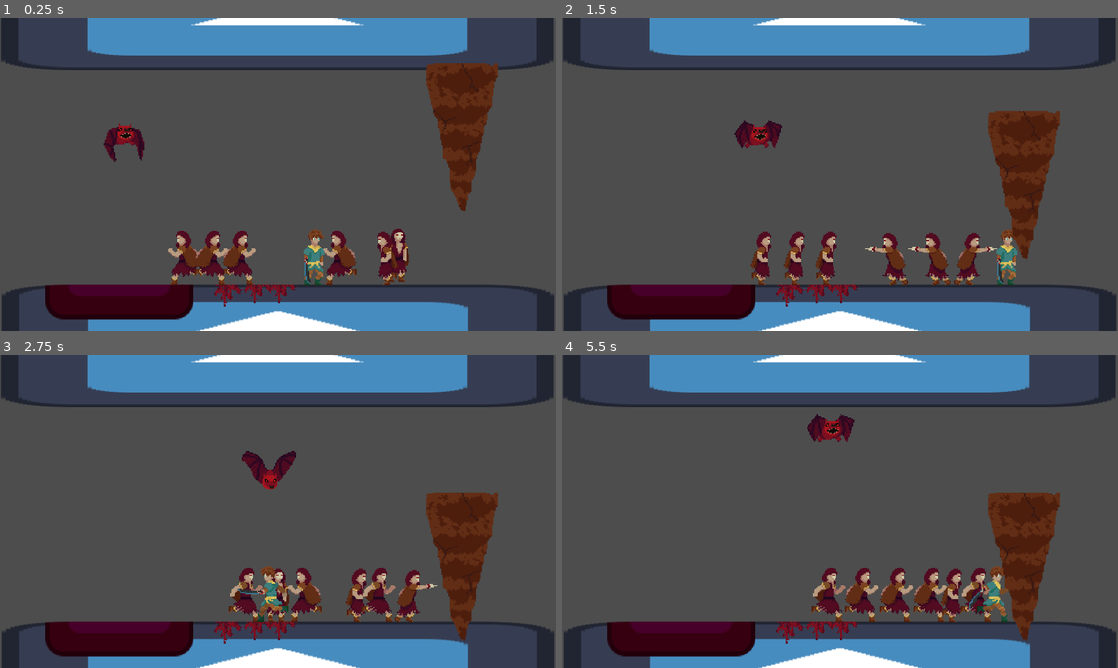
Above: before the commit, frames 1-4 (two rows, left to right).
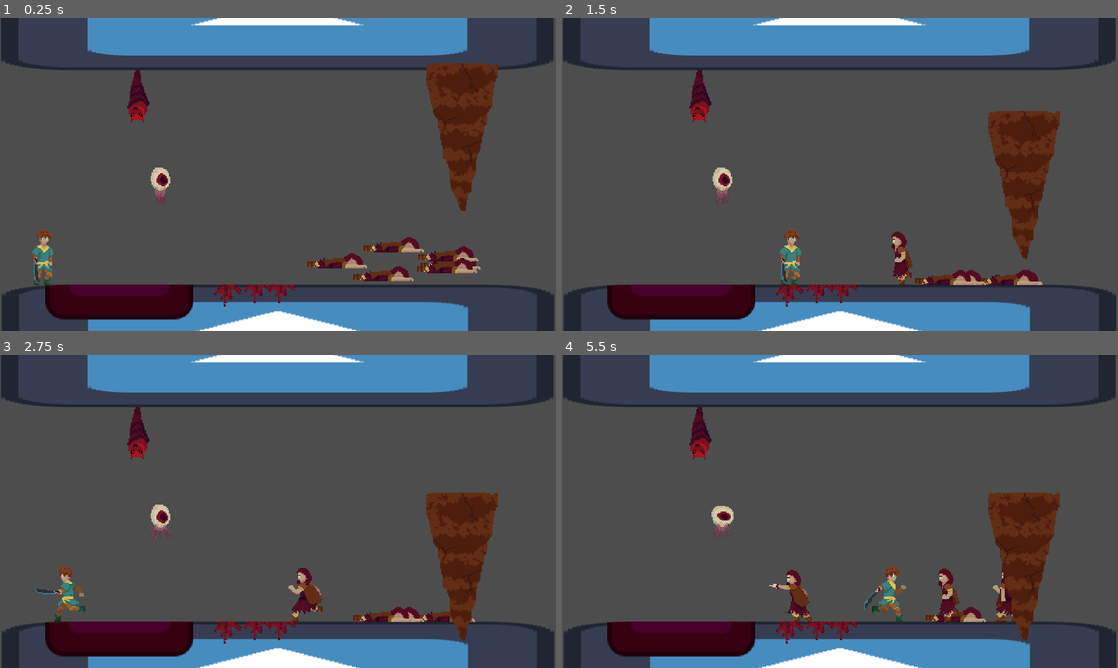
Above: after the commit, the same moments.

Repository: Neverknow247/project-demon-sword
Game: Godot game, scene res://enemies/enemy_test.tscn
Same seed, same stepped clock (60 frames per second), same inputs: the game is played once before the commit and once after it. The engine's default icon, where the game draws it, is replaced by a stand-in: a white triangle on a blue panel in a dark square.
Inputs (mouse positions are in pixels of both pictures, inside the frame that each line leads up to):
- Up to frame 1 (0.25 s): no input
- Up to frame 2 (1.5 s): tap Enter (ui_accept) at 0.5 s; move the mouse to (962, 158) at 0.52 s; hold D (right) 0.53-1.25 s; hold K (cannon) 0.53-1.25 s; click (962, 158) at 0.67 s; tap Space (jump) at 0.77 s; drag from (728, 190) to (840, 252) at 1.27 s
- Up to frame 3 (2.75 s): move the mouse to (333, 442) at 2.02 s; hold A (left) from 2.03 s (still down); tap O at 2.1 s
- Up to frame 4 (5.5 s): release A (left) at 2.75 s; drag from (812, 574) to (917, 596) at 2.77 s; move the mouse to (1006, 558) at 3.52 s; hold D (right) 3.53-4.25 s; tap Shift at 3.6 s; tap Space (jump) at 3.77 s; drag from (673, 464) to (834, 589) at 4.27 s; move the mouse to (867, 511) at 5.02 s; hold D (right) from 5.03 s (still down); hold K (cannon) from 5.03 s (still down); click (867, 511) at 5.17 s

The runs differ from the first frame. In frame 1, 5.9% of the frame differs, in the area x 5-87%, y 16-86%; in frame 2, 5.0%; in frame 3, 4.8%; in frame 4, 5.6%.

Commit message:
bat and cultist detection areas

Diff:
--- a/assets/art/enemies/demon_bat/demon_bat.tscn
+++ b/assets/art/enemies/demon_bat/demon_bat.tscn
@@ -26,7 +26,7 @@
 "times": PackedFloat32Array(0),
 "transitions": PackedFloat32Array(1),
 "update": 1,
-"values": [0]
+"values": [4]
 }
 
 [sub_resource type="Animation" id="Animation_gub1u"]
@@ -81,13 +81,34 @@
 "values": [5, 6]
 }
 
+[sub_resource type="Animation" id="Animation_te4ho"]
+resource_name = "sleep"
+step = 0.0416667
+tracks/0/type = "value"
+tracks/0/imported = false
+tracks/0/enabled = true
+tracks/0/path = NodePath("sprite_2d:frame")
+tracks/0/interp = 1
+tracks/0/loop_wrap = true
+tracks/0/keys = {
+"times": PackedFloat32Array(0),
+"transitions": PackedFloat32Array(1),
+"update": 1,
+"values": [4]
+}
+
 [sub_resource type="AnimationLibrary" id="AnimationLibrary_a5b3p"]
 _data = {
 "RESET": SubResource("Animation_88wau"),
 "flying": SubResource("Animation_gub1u"),
 "hurt": SubResource("Animation_m030v"),
-"slam": SubResource("Animation_0x8m7")
+"slam": SubResource("Animation_0x8m7"),
+"sleep": SubResource("Animation_te4ho")
 }
+
+[sub_resource type="CapsuleShape2D" id="CapsuleShape2D_i87ye"]
+radius = 85.0
+height = 192.0
 
 [node name="demon_bat" type="CharacterBody2D"]
 position = Vector2(-1, 0)
@@ -98,6 +119,7 @@
 texture = ExtResource("3_ebxvj")
 hframes = 4
 vframes = 2
+frame = 4
 
 [node name="collision_shape_2d" type="CollisionShape2D" parent="."]
 visible = false
@@ -130,7 +152,17 @@
 libraries = {
 "": SubResource("AnimationLibrary_a5b3p")
 }
-autoplay = "flying"
+autoplay = "sleep"
+
+[node name="detection_area" type="Area2D" parent="."]
+rotation = 1.5708
+collision_layer = 0
+collision_mask = 2
+
+[node name="collision_shape_2d" type="CollisionShape2D" parent="detection_area"]
+position = Vector2(35, -1)
+shape = SubResource("CapsuleShape2D_i87ye")
 
 [connection signal="timeout" from="attack_cooldown" to="." method="_on_attack_cooldown_timeout"]
 [connection signal="hurt" from="hurtbox" to="." method="_on_hurtbox_hurt"]
+[connection signal="body_entered" from="detection_area" to="." method="_on_detection_area_body_entered"]
--- a/enemies/dead_cultist/dead_cultist.gd
+++ b/enemies/dead_cultist/dead_cultist.gd
@@ -9,18 +9,27 @@
 	#ATTACKING,
 	#DEAD
 #}
-var state_process = process_idle
+var state_process = process_sleep
 
 @onready var ground_cast = $ground_cast
 @onready var idle_timer = $idle_timer
 @onready var animation_player = $animation_player
 @onready var boid_area = $boid_area
 @onready var hurt_box = $hurt_box
+@onready var hurt_box_collision_shape = $hurt_box/collision_shape_2D
+@onready var detection_area = $detection_area
 
 #@onready var idle_timer =
 
 @export var speed = 40.0
 @export var health := 3.0
+@export var gravity := 90.0
+@export var detect_player := true:
+	set(value):
+		detect_player = value
+		if detect_player and detection_area.get_overlapping_bodies().size() > 0:
+			attack_target = detection_area.get_overlapping_bodies()[0]
+			state_process = process_following
 
 var idle_direction := -1
 var idle_paused := false
@@ -30,14 +39,10 @@
 const ATTACK_DISTANCE := 32
 
 func _ready() -> void:
-	pass
+	set_state(process_sleep)
 
 func _physics_process(delta):
 	state_process.call(delta)
-
-	# Add the gravity.
-	if not is_on_floor():
-		velocity += get_gravity() * delta
 
 	move_and_slide()
 
@@ -55,6 +60,8 @@
 	else:
 		animation_player.play("run")
 
+	velocity.y += gravity * delta
+
 	updated_sprite_direction()
 
 func updated_sprite_direction() -> void:
@@ -66,6 +73,7 @@
 func process_attack(delta:float) -> void:
 	animation_player.play("attack")
 	velocity.x = 0
+	velocity.y += gravity * delta
 
 func process_following(delta:float) -> void:
 	if attack_target == null:
@@ -106,6 +114,8 @@
 	else:
 		velocity.x = 0
 
+	velocity.y += gravity * delta
+
 	if velocity.x == 0:
 		animation_player.play("idle")
 	else:
@@ -114,7 +124,12 @@
 	updated_sprite_direction()
 
 func process_stunned(delta: float) -> void:
+	velocity = Vector2.ZERO
+
+func process_sleep(delta) -> void:
+	animation_player.play("sleep")
 	velocity.x = 0
+	velocity.y += gravity * delta
 
 func _on_idle_timer_timeout():
 	if state_process == process_idle:
@@ -124,6 +139,8 @@
 
 func set_state(value) -> void:
 	state_process = value
+
+	hurt_box_collision_shape.set_deferred("disabled", state_process == process_sleep)
 
 func set_flip(value) -> void:
 	$sprite.flip_h = value
@@ -163,3 +180,10 @@
 		queue_free()
 	else:
 		pass
+
+
+func _on_detection_area_body_entered(body):
+	if detect_player:
+		attack_target = body
+		set_state(process_following)
+		state_process = process_following
--- a/enemies/dead_cultist/dead_cultist.tscn
+++ b/enemies/dead_cultist/dead_cultist.tscn
@@ -119,17 +119,37 @@
 "values": [4, 5, 6, 5]
 }
 
+[sub_resource type="Animation" id="Animation_1icqg"]
+resource_name = "sleep"
+tracks/0/type = "value"
+tracks/0/imported = false
+tracks/0/enabled = true
+tracks/0/path = NodePath("sprite:frame")
+tracks/0/interp = 1
+tracks/0/loop_wrap = true
+tracks/0/keys = {
+"times": PackedFloat32Array(0),
+"transitions": PackedFloat32Array(1),
+"update": 1,
+"values": [2]
+}
+
 [sub_resource type="AnimationLibrary" id="AnimationLibrary_23u6s"]
 _data = {
 "RESET": SubResource("Animation_faexn"),
 "attack": SubResource("Animation_3oc7f"),
 "hurt": SubResource("Animation_7bh2s"),
 "idle": SubResource("Animation_c6bl8"),
-"run": SubResource("Animation_tylt6")
+"run": SubResource("Animation_tylt6"),
+"sleep": SubResource("Animation_1icqg")
 }
 
 [sub_resource type="RectangleShape2D" id="RectangleShape2D_fgpfr"]
 size = Vector2(16, 46)
+
+[sub_resource type="CapsuleShape2D" id="CapsuleShape2D_43dj7"]
+radius = 24.0
+height = 234.0
 
 [node name="dead_cultist" type="CharacterBody2D"]
 collision_layer = 8
@@ -195,6 +215,16 @@
 [node name="collision_shape_2D" type="CollisionShape2D" parent="hurt_box"]
 shape = SubResource("RectangleShape2D_fgpfr")
 
+[node name="detection_area" type="Area2D" parent="."]
+position = Vector2(0, -24)
+rotation = 1.5708
+collision_layer = 0
+collision_mask = 2
+
+[node name="collision_shape_2d" type="CollisionShape2D" parent="detection_area"]
+shape = SubResource("CapsuleShape2D_43dj7")
+
 [connection signal="timeout" from="idle_timer" to="." method="_on_idle_timer_timeout"]
 [connection signal="animation_finished" from="animation_player" to="." method="_on_animation_player_animation_finished"]
 [connection signal="hurt" from="hurt_box" to="." method="_on_hurt_box_hurt"]
+[connection signal="body_entered" from="detection_area" to="." method="_on_detection_area_body_entered"]
--- a/enemies/demon_bat/demon_bat.gd
+++ b/enemies/demon_bat/demon_bat.gd
@@ -5,8 +5,17 @@
 @export var speed = 50.0
 @export var slam_speed = 150.0
 @export var health := 2
+@export var detect_player := true:
+	set(value):
+		detect_player = value
+		if detect_player and detection_area.get_overlapping_bodies().size() > 0:
+			attack_target = detection_area.get_overlapping_bodies()[0]
+			state_process = process_following
 
 @onready var ceiling_cast = $ceiling_cast
+@onready var animation_player = $animation_player
+@onready var hurt_box_collision_shape = $hurtbox/collision_shape_2d
+@onready var detection_area = $detection_area
 
 #enum {
 	#RESTING,
@@ -19,9 +28,12 @@
 #}
 
 #var state = IDLE
-var state_process = process_idle
+var state_process = process_sleep
 
 var attack_target = null
+
+func _ready() -> void:
+	set_state(process_sleep)
 
 func _physics_process(delta):
 	state_process.call(delta)
@@ -29,7 +41,12 @@
 	move_and_slide()
 
 func process_idle(delta) -> void:
-	pass
+	animation_player.play("flying")
+	velocity = Vector2.ZERO
+
+func process_sleep(delta) -> void:
+	animation_player.play("sleep")
+	velocity = Vector2.ZERO
 
 func process_following(delta) -> void:
 	if ceiling_cast.is_colliding():
@@ -67,6 +84,8 @@
 		$animation_player.play("flying")
 		$hitbox/collision_shape_2d.disabled = true
 
+	hurt_box_collision_shape.set_deferred("disabled", state_process == process_sleep)
+
 
 func _on_attack_cooldown_timeout():
 	set_state(process_slam_recovery)
@@ -78,3 +97,10 @@
 		queue_free()
 	elif health <= 1:
 		pass
+
+
+func _on_detection_area_body_entered(body):
+	if detect_player:
+		attack_target = body
+		set_state(process_following)
+		state_process = process_following
--- a/enemies/enemy_test.gd
+++ b/enemies/enemy_test.gd
@@ -2,14 +2,14 @@
 
 
 # Called when the node enters the scene tree for the first time.
-func _ready():
-	for child in get_children():
-		if child is DeadCultist or child is DemonBat:
-			child.attack_target = $player
-			child.set_state(child.process_following)
-		elif child is Eye:
-			child.attack_target = $player
-			child.set_state(child.process_attack)
+#func _ready():
+	#for child in get_children():
+		#if child is DeadCultist or child is DemonBat:
+			#child.attack_target = $player
+			#child.set_state(child.process_following)
+		#elif child is Eye:
+			#child.attack_target = $player
+			#child.set_state(child.process_attack)
 
 
 # Called every frame. 'delta' is the elapsed time since the previous frame.
--- a/enemies/enemy_test.tscn
+++ b/enemies/enemy_test.tscn
@@ -58,26 +58,28 @@
 texture = ExtResource("2_3suxo")
 
 [node name="demon_bat" parent="." instance=ExtResource("2_yfuty")]
-position = Vector2(92, -131)
+position = Vector2(116, -162)
+detect_player = false
 
 [node name="Camera2D" type="Camera2D" parent="."]
 position = Vector2(237, -96)
 zoom = Vector2(4, 4)
 
 [node name="dead_cultist" parent="." instance=ExtResource("1_e5lfd")]
-position = Vector2(203, -20)
+position = Vector2(389, -17)
 
 [node name="dead_cultist2" parent="." instance=ExtResource("1_e5lfd")]
-position = Vector2(157, -22)
+position = Vector2(387, -24)
 
 [node name="dead_cultist3" parent="." instance=ExtResource("1_e5lfd")]
-position = Vector2(179, -19)
+position = Vector2(386, -14)
 
 [node name="dead_cultist4" parent="." instance=ExtResource("1_e5lfd")]
 position = Vector2(291, -18)
 
 [node name="dead_cultist5" parent="." instance=ExtResource("1_e5lfd")]
 position = Vector2(340, -32)
+detect_player = false
 
 [node name="dead_cultist6" parent="." instance=ExtResource("1_e5lfd")]
 position = Vector2(331, -7)
@@ -88,7 +90,7 @@
 follow_speed = 5.0
 
 [node name="player" parent="." instance=ExtResource("9_7go5g")]
-position = Vector2(269, -4)
+position = Vector2(35, -2)
 
 [node name="large_stalactite" parent="." instance=ExtResource("8_f24b8")]
 position = Vector2(396, -128)
--- a/enemies/eye/eye.tscn
+++ b/enemies/eye/eye.tscn
@@ -77,6 +77,7 @@
 "args": [],
 "method": &"teleport"
 }]
+}
 tracks/2/type = "value"
 tracks/2/imported = false
 tracks/2/enabled = true
--- a/environmental_objects/large_stalactite.tscn
+++ b/environmental_objects/large_stalactite.tscn
@@ -22,6 +22,33 @@
 gravity = Vector3(0, 98, 0)
 scale_max = 3.0
 scale_curve = SubResource("CurveTexture_634lw")
+
+[sub_resource type="Animation" id="Animation_7o7ei"]
+length = 0.001
+tracks/0/type = "value"
+tracks/0/imported = false
+tracks/0/enabled = true
+tracks/0/path = NodePath("sprite_2d:position")
+tracks/0/interp = 1
+tracks/0/loop_wrap = true
+tracks/0/keys = {
+"times": PackedFloat32Array(0),
+"transitions": PackedFloat32Array(1),
+"update": 0,
+"values": [Vector2(0, 0)]
+}
+tracks/1/type = "value"
+tracks/1/imported = false
+tracks/1/enabled = true
+tracks/1/path = NodePath("gpu_particles_2d:emitting")
+tracks/1/interp = 1
+tracks/1/loop_wrap = true
+tracks/1/keys = {
+"times": PackedFloat32Array(0),
+"transitions": PackedFloat32Array(1),
+"update": 1,
+"values": [false]
+}
 
 [sub_resource type="Animation" id="Animation_yp2ep"]
 resource_name = "shake"
@@ -49,33 +76,6 @@
 "transitions": PackedFloat32Array(1, 1),
 "update": 1,
 "values": [true, false]
-}
-
-[sub_resource type="Animation" id="Animation_7o7ei"]
-length = 0.001
-tracks/0/type = "value"
-tracks/0/imported = false
-tracks/0/enabled = true
-tracks/0/path = NodePath("sprite_2d:position")
-tracks/0/interp = 1
-tracks/0/loop_wrap = true
-tracks/0/keys = {
-"times": PackedFloat32Array(0),
-"transitions": PackedFloat32Array(1),
-"update": 0,
-"values": [Vector2(0, 0)]
-}
-tracks/1/type = "value"
-tracks/1/imported = false
-tracks/1/enabled = true
-tracks/1/path = NodePath("gpu_particles_2d:emitting")
-tracks/1/interp = 1
-tracks/1/loop_wrap = true
-tracks/1/keys = {
-"times": PackedFloat32Array(0),
-"transitions": PackedFloat32Array(1),
-"update": 1,
-"values": [false]
 }
 
 [sub_resource type="AnimationLibrary" id="AnimationLibrary_7seya"]
--- a/environmental_objects/stalactite.tscn
+++ b/environmental_objects/stalactite.tscn
@@ -20,6 +20,33 @@
 gravity = Vector3(0, 98, 0)
 scale_max = 3.0
 scale_curve = SubResource("CurveTexture_f7lww")
+
+[sub_resource type="Animation" id="Animation_7o7ei"]
+length = 0.001
+tracks/0/type = "value"
+tracks/0/imported = false
+tracks/0/enabled = true
+tracks/0/path = NodePath("sprite_2d:position")
+tracks/0/interp = 1
+tracks/0/loop_wrap = true
+tracks/0/keys = {
+"times": PackedFloat32Array(0),
+"transitions": PackedFloat32Array(1),
+"update": 0,
+"values": [Vector2(0, 0)]
+}
+tracks/1/type = "value"
+tracks/1/imported = false
+tracks/1/enabled = true
+tracks/1/path = NodePath("gpu_particles_2d:emitting")
+tracks/1/interp = 1
+tracks/1/loop_wrap = true
+tracks/1/keys = {
+"times": PackedFloat32Array(0),
+"transitions": PackedFloat32Array(1),
+"update": 1,
+"values": [false]
+}
 
 [sub_resource type="Animation" id="Animation_yp2ep"]
 resource_name = "shake"
@@ -47,33 +74,6 @@
 "transitions": PackedFloat32Array(1, 1),
 "update": 1,
 "values": [true, false]
-}
-
-[sub_resource type="Animation" id="Animation_7o7ei"]
-length = 0.001
-tracks/0/type = "value"
-tracks/0/imported = false
-tracks/0/enabled = true
-tracks/0/path = NodePath("sprite_2d:position")
-tracks/0/interp = 1
-tracks/0/loop_wrap = true
-tracks/0/keys = {
-"times": PackedFloat32Array(0),
-"transitions": PackedFloat32Array(1),
-"update": 0,
-"values": [Vector2(0, 0)]
-}
-tracks/1/type = "value"
-tracks/1/imported = false
-tracks/1/enabled = true
-tracks/1/path = NodePath("gpu_particles_2d:emitting")
-tracks/1/interp = 1
-tracks/1/loop_wrap = true
-tracks/1/keys = {
-"times": PackedFloat32Array(0),
-"transitions": PackedFloat32Array(1),
-"update": 1,
-"values": [false]
 }
 
 [sub_resource type="AnimationLibrary" id="AnimationLibrary_7seya"]
Binary file changed: assets/art/enemies/dead_cultist/cultist.png
Binary file changed: assets/art/enemies/demon_bat/demon_bat.png
Not shown: 1 places in assets/art/enemies/demon_bat/demon_bat.tscn that only renumber resources
Not shown: 1 places in delete_before_export/default_window.tscn that only renumber resources
Binary file added: enemies/dead_cultist/cultist_blood.png
Not shown, added: enemies/dead_cultist/cultist_blood.png.import
Not shown: 1 places in enemies/dead_cultist/dead_cultist.tscn that only renumber resources
